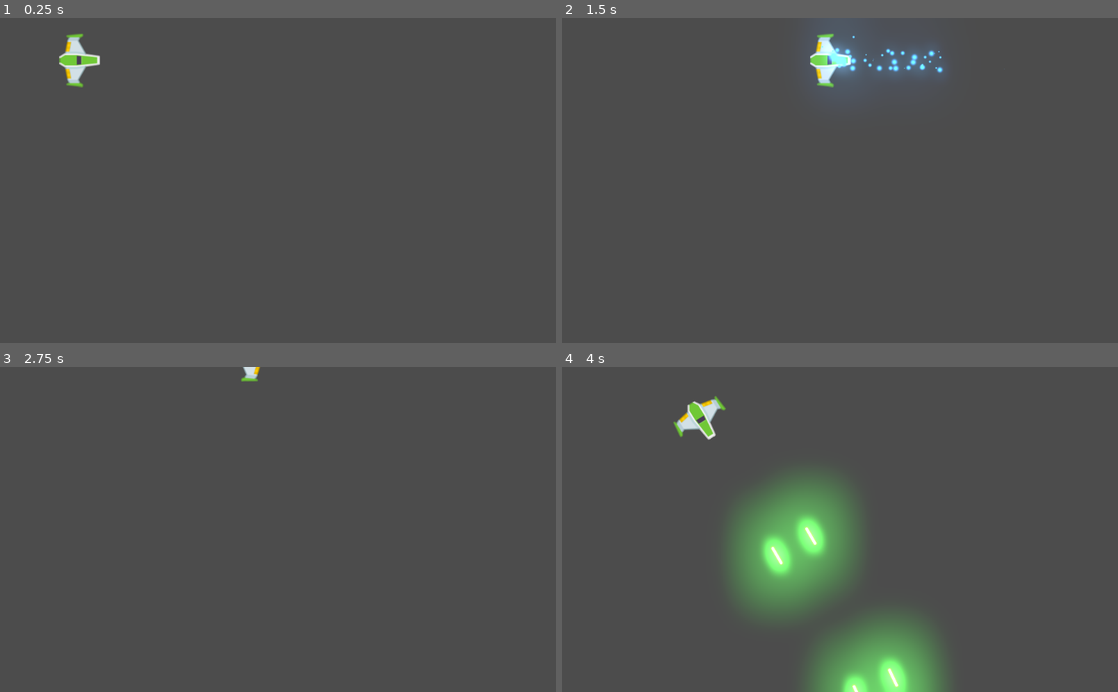
Above: before the commit, frames 1-4 (two rows, left to right).
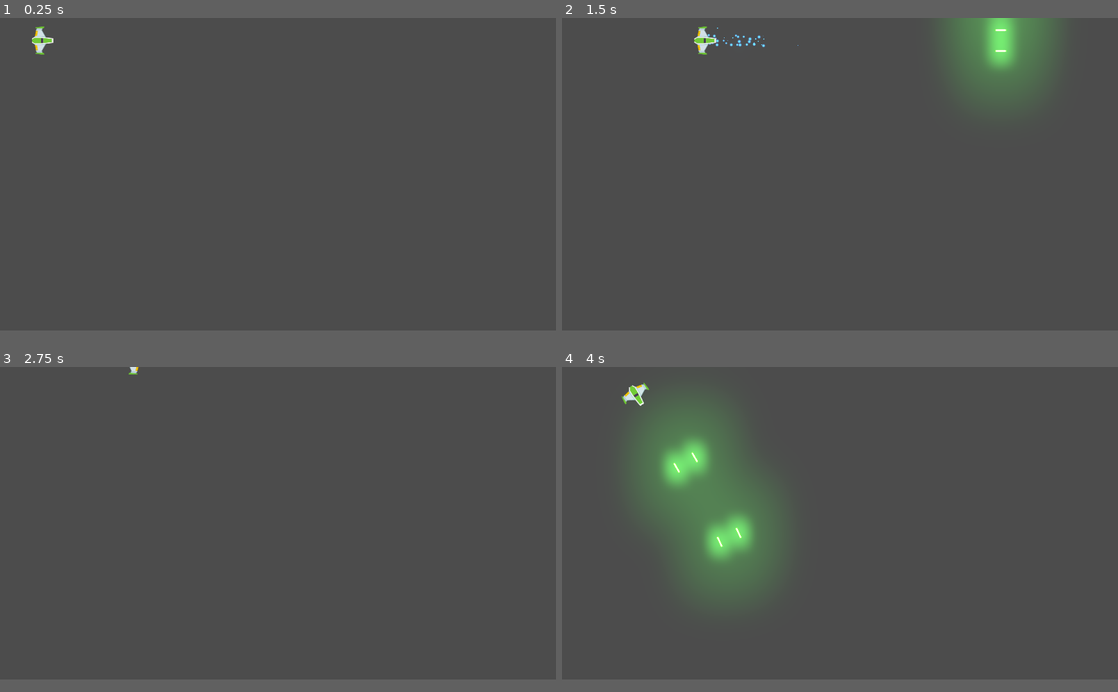
Above: after the commit, the same moments.

Repository: Dihue/Meteoritos
Game: Godot game, scene res://Juego/Niveles/NivelTest.tscn
Same seed, same stepped clock (60 frames per second), same inputs: the game is played once before the commit and once after it.
Inputs:
- Up to frame 1 (0.25 s): no input
- Up to frame 2 (1.5 s): tap Enter (disparo_principal) at 0.5 s; hold W (mover_adelante) 0.53-1.28 s; hold Enter (disparo_principal) 0.53-1.28 s; hold S (mover_atras) from 1.28 s (still down); tap Shift (disparo_secundario) at 1.35 s
- Up to frame 3 (2.75 s): release S (mover_atras) at 2.03 s; hold W (mover_adelante) from 2.03 s (still down); hold A (rotar_antihorario) from 2.03 s (still down)
- Up to frame 4 (4 s): release A (rotar_antihorario) at 2.78 s; tap D (rotar_horario) at 2.85 s; release W (mover_adelante) at 3.53 s; hold S (mover_atras) from 3.53 s (still down); hold Enter (disparo_principal) from 3.53 s (still down)
In our replay, the window is 800x468 before the commit and 800x450 after it. These sizes can differ from the game's own. Grey fills any space a smaller window leaves; there, only what the larger window draws over its background counts as a difference.

The runs differ from the first frame. In frame 1, 0.8% of the frame differs, in the area x 5-18%, y 2-22%; in frame 2, 6.9%; in frame 3, 0.2%; in frame 4, 20%, in the area x 10-70%, y 4-100%.

Commit message:
Creación de los distintos proyectiles
Modificaciones en las carpetas para un mejor orden de los proyectiles

Diff:
--- a/Juego/Naves/Player/Player.tscn
+++ b/Juego/Naves/Player/Player.tscn
@@ -1,15 +1,19 @@
-[gd_scene load_steps=7 format=2]
+[gd_scene load_steps=8 format=2]
 
 [ext_resource path="res://Juego/Naves/Player/player_ship_green.png" type="Texture" id=1]
 [ext_resource path="res://Juego/Naves/Player/MaterialFisica.tres" type="PhysicsMaterial" id=2]
 [ext_resource path="res://Juego/Naves/Player/Player.gd" type="Script" id=3]
 [ext_resource path="res://Juego/Proyectiles/Canion.tscn" type="PackedScene" id=4]
 [ext_resource path="res://Juego/Proyectiles/Laser/LaserBeam2D.tscn" type="PackedScene" id=5]
+[ext_resource path="res://Juego/Proyectiles/Player/ProyectilPlayer.tscn" type="PackedScene" id=6]
 
 [sub_resource type="CircleShape2D" id=1]
 radius = 37.0
 
 [node name="Player" type="RigidBody2D"]
+z_index = 50
+z_as_relative = false
+collision_mask = 22
 physics_material_override = ExtResource( 2 )
 linear_damp = 1.0
 angular_damp = 3.0
@@ -24,6 +28,7 @@
 
 [node name="Canion" parent="." instance=ExtResource( 4 )]
 position = Vector2( 15, 0 )
+proyectil = ExtResource( 6 )
 
 [node name="PuntoIzquierdo" parent="Canion" index="0"]
 position = Vector2( 0, -36 )
--- a/Juego/Proyectiles/Proyectil.tscn
+++ b/Juego/Proyectiles/Base/Proyectil.tscn
@@ -1,7 +1,7 @@
 [gd_scene load_steps=4 format=2]
 
-[ext_resource path="res://Juego/Proyectiles/proyectil_player.png" type="Texture" id=1]
-[ext_resource path="res://Juego/Proyectiles/Proyectil.gd" type="Script" id=2]
+[ext_resource path="res://Juego/Proyectiles/Player/proyectil_player.png" type="Texture" id=1]
+[ext_resource path="res://Juego/Proyectiles/Base/Proyectil.gd" type="Script" id=2]
 
 [sub_resource type="CapsuleShape2D" id=1]
 radius = 7.0
@@ -9,6 +9,9 @@
 
 [node name="Proyectil" type="Area2D"]
 scale = Vector2( 0.7, 0.7 )
+z_as_relative = false
+collision_layer = 0
+collision_mask = 0
 script = ExtResource( 2 )
 
 [node name="CollisionShape2D" type="CollisionShape2D" parent="."]
--- a/Juego/Proyectiles/Canion.tscn
+++ b/Juego/Proyectiles/Canion.tscn
@@ -1,8 +1,8 @@
 [gd_scene load_steps=4 format=2]
 
 [ext_resource path="res://Juego/Proyectiles/Canion.gd" type="Script" id=1]
-[ext_resource path="res://Juego/Proyectiles/Proyectil.tscn" type="PackedScene" id=2]
-[ext_resource path="res://Juego/Proyectiles/proyectil_player_sfx.ogg" type="AudioStream" id=3]
+[ext_resource path="res://Juego/Proyectiles/Base/Proyectil.tscn" type="PackedScene" id=2]
+[ext_resource path="res://Juego/Proyectiles/Base/proyectil_sfx.ogg" type="AudioStream" id=3]
 
 [node name="Canion" type="Node2D"]
 script = ExtResource( 1 )
--- /dev/null
+++ b/Juego/Proyectiles/Enemigo/ProyectilEnemigo.tscn
@@ -0,0 +1,13 @@
+[gd_scene load_steps=3 format=2]
+
+[ext_resource path="res://Juego/Proyectiles/Base/Proyectil.tscn" type="PackedScene" id=1]
+[ext_resource path="res://Juego/Proyectiles/Enemigo/proyectil_enemigo.png" type="Texture" id=2]
+
+[node name="ProyectilEnemigo" instance=ExtResource( 1 )]
+z_index = 39
+collision_layer = 16
+collision_mask = 13
+
+[node name="Sprite" parent="." index="1"]
+modulate = Color( 3, 1, 1, 1 )
+texture = ExtResource( 2 )
--- a/Juego/Proyectiles/Laser/LaserBeam2D.tscn
+++ b/Juego/Proyectiles/Laser/LaserBeam2D.tscn
@@ -61,6 +61,8 @@
 color_ramp = SubResource( 2 )
 
 [node name="LaserBeam2D" type="RayCast2D"]
+z_index = 41
+z_as_relative = false
 enabled = true
 cast_to = Vector2( 0, 0 )
 script = ExtResource( 1 )
--- /dev/null
+++ b/Juego/Proyectiles/Player/ProyectilPlayer.tscn
@@ -0,0 +1,8 @@
+[gd_scene load_steps=2 format=2]
+
+[ext_resource path="res://Juego/Proyectiles/Base/Proyectil.tscn" type="PackedScene" id=1]
+
+[node name="ProyectilPlayer" instance=ExtResource( 1 )]
+z_index = 40
+collision_layer = 8
+collision_mask = 22
--- a/project.godot
+++ b/project.godot
@@ -27,7 +27,7 @@
 "base": "Area2D",
 "class": "Proyectil",
 "language": "GDScript",
-"path": "res://Juego/Proyectiles/Proyectil.gd"
+"path": "res://Juego/Proyectiles/Base/Proyectil.gd"
 }, {
 "base": "RayCast2D",
 "class": "RayoLaser",
@@ -46,11 +46,22 @@
 
 config/name="Meteoritos"
 run/main_scene="res://Juego/Niveles/NivelTest.tscn"
-config/icon="res://icon.png"
+config/icon="res://Ship_icono.png"
 
 [autoload]
 
 Eventos="*res://Juego/Autoloads/Eventos.gd"
+
+[display]
+
+window/size/width=1920
+window/size/height=1080
+window/size/resizable=false
+window/size/always_on_top=true
+window/size/test_width=1280
+window/size/test_height=720
+window/stretch/mode="2d"
+window/stretch/aspect="keep"
 
 [gui]
 
@@ -95,6 +106,14 @@
  ]
 }
 
+[layer_names]
+
+2d_physics/layer_1="player"
+2d_physics/layer_2="enemigo"
+2d_physics/layer_3="meteorito"
+2d_physics/layer_4="proyectil_player"
+2d_physics/layer_5="proyectil_enemigo"
+
 [physics]
 
 common/enable_pause_aware_picking=true
Renamed: Juego/Proyectiles/Proyectil.gd -> Juego/Proyectiles/Base/Proyectil.gd
Not shown, added: Juego/Proyectiles/Base/proyectil_sfx.ogg.import
Binary file added: Juego/Proyectiles/Enemigo/proyectil_enemigo.png
Not shown, added: Juego/Proyectiles/Enemigo/proyectil_enemigo.png.import
Renamed: Juego/Proyectiles/proyectil_player.png -> Juego/Proyectiles/Player/proyectil_player.png
Not shown, added: Juego/Proyectiles/Player/proyectil_player.png.import
Not shown, removed: Juego/Proyectiles/proyectil_player_sfx.ogg.import
Binary file added: Ship_icono.png
Not shown, changed: Ship_icono.png.import
Not shown, added: Juego/Proyectiles/Base/proyectil_sfx.ogg
